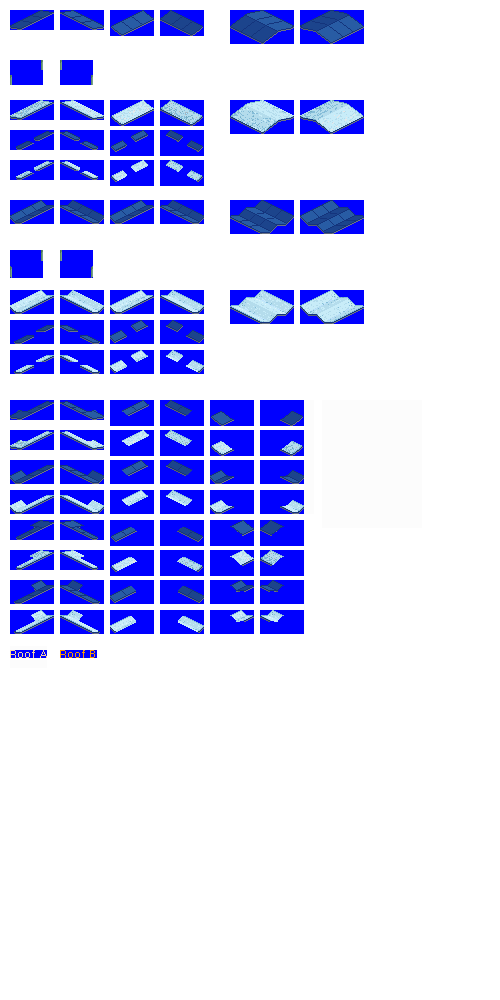
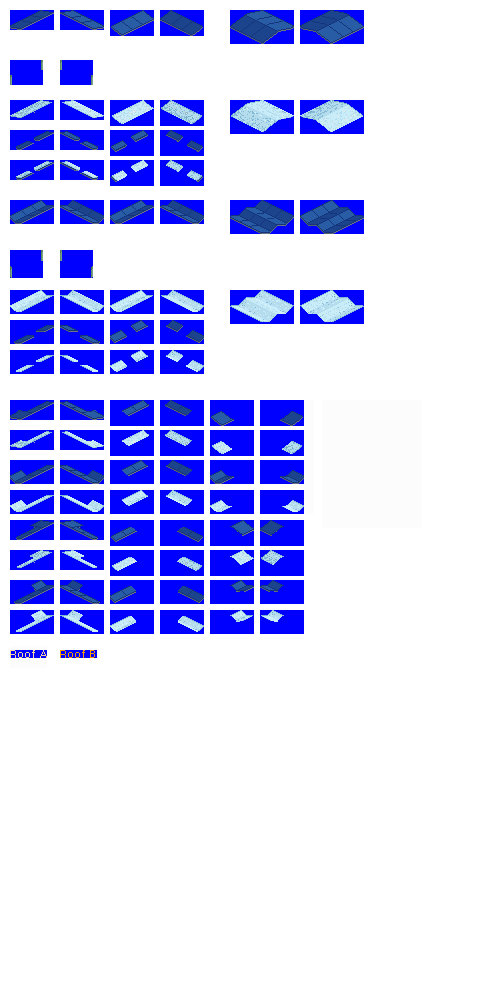
Layered file, before and after one edit (500px x 1000px). Changes by layer:
painted on "roofs" over [10, 102, 364, 634]
